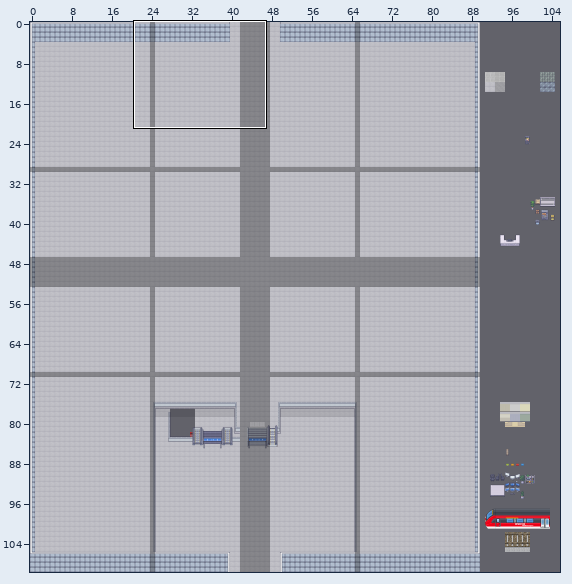
A Tiled map (JSON) gets an edit: maps/berlin-hauptbahnhof.tmj. The picture above shows the old version from afar; the outline marks the close-up.
Close-up. Before the edit:
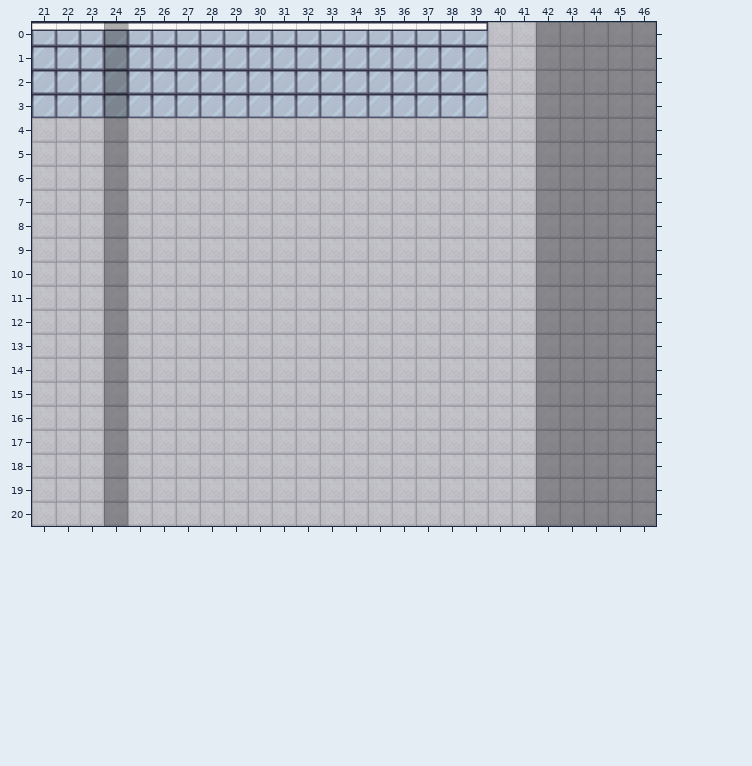
Cells are 32x32 px. Shown: x 21..46, y 0..20. The commit also changed other parts of the map, which this record leaves out.
After the commit:
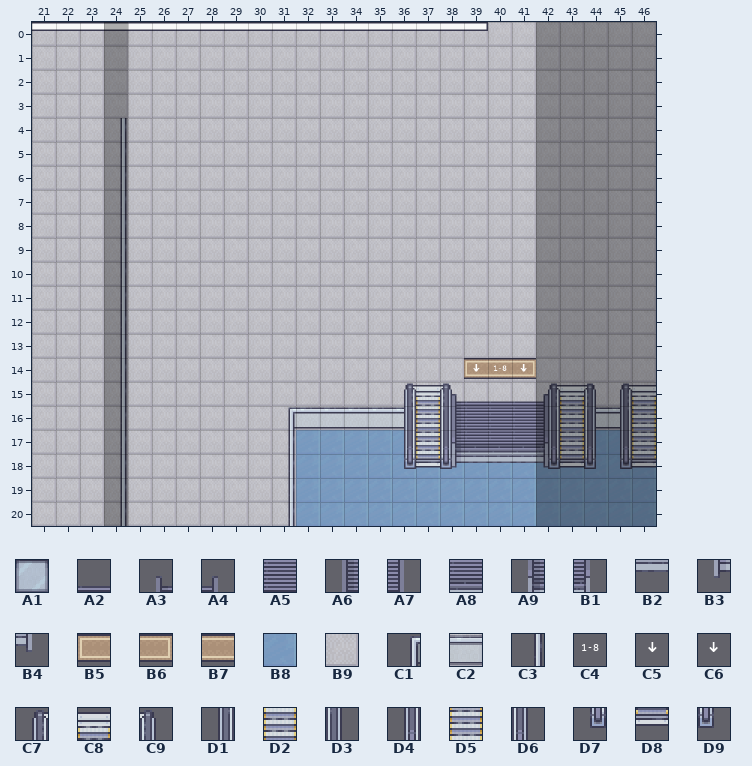
Key: from "Custom_Windows": A1 26; from "LimeZu_MI_Condominium": A2 0, A3 1, A4 2, A5 16, A6 17, A7 18, A8 32, A9 33, B1 34, B2 48, B3 49, B4 50; from "LimeZu_MI_Room_Builder": B5 1495, B6 1496, B7 1572, B8 3084, B9 3531; from "LimeZu_MI_Visibile_Upstairs_Sy": C1 281, C2 282, C3 312; from "Signs": C4 3, C5 5, C6 5 flipped left-right; from "animated_escalator_down_2": C7 18, C8 19, C9 20, D1 36, D2 37, D3 38, D4 54, D5 55, D6 56, D7 72, D8 73, D9 74.
__ is an empty cell, .. an unchanged one.
Tiles of an added or newly shown layer are drawn over the layers below it.
See-through tiles are keyed as they look on the map.
What changed:
--- layer "level-1" (added)
@@ x 32..46 @@
-17 __ __ __ __ __ .. __ .. .. .. __ .. __ __ ..
-18 __ __ __ __ __ __ __ __ __ __ __ __ __ __ __
-19 __ __ __ __ __ __ __ __ __ __ __ __ __ __ __
-20 __ __ __ __ __ __ __ __ __ __ __ __ __ __ __
+17 B8 B8 B8 B8 B8 .. B8 .. .. .. B8 .. B8 B8 ..
+18 B8 B8 B8 B8 B8 B8 B8 B8 B8 B8 B8 B8 B8 B8 B8
+19 B8 B8 B8 B8 B8 B8 B8 B8 B8 B8 B8 B8 B8 B8 B8
+20 B8 B8 B8 B8 B8 B8 B8 B8 B8 B8 B8 B8 B8 B8 B8
--- layer "level0/floor/floor1"
@@ x 32..46 @@
-17 B9 B9 B9 B9 B9 B9 B9 B9 B9 B9 B9 B9 B9 B9 B9
-18 B9 B9 B9 B9 B9 B9 B9 B9 B9 B9 B9 B9 B9 B9 B9
-19 B9 B9 B9 B9 B9 B9 B9 B9 B9 B9 B9 B9 B9 B9 B9
-20 B9 B9 B9 B9 B9 B9 B9 B9 B9 B9 B9 B9 B9 B9 B9
+17 __ __ __ __ __ __ __ __ __ __ __ __ __ __ __
+18 __ __ __ __ __ __ __ __ __ __ __ __ __ __ __
+19 __ __ __ __ __ __ __ __ __ __ __ __ __ __ __
+20 __ __ __ __ __ __ __ __ __ __ __ __ __ __ __
--- layer "level0/floor/floor2"
@@ x 39..41 @@
-14 __ __ __
+14 B5 B7 B6
--- layer "level0/walls/walls1"
@@ x 31..45 @@
-16 __ __ __ __ __ __ .. __ .. .. .. __ .. __ __
-17 __ .. .. .. .. .. .. .. .. .. .. .. .. .. ..
-18 __ .. .. .. .. .. .. .. .. .. .. .. .. .. ..
-19 __ .. .. .. .. .. .. .. .. .. .. .. .. .. ..
-20 __ .. .. .. .. .. .. .. .. .. .. .. .. .. ..
+16 C1 C2 C2 C2 C2 C2 .. C2 .. .. .. C2 .. C2 C2
+17 C3 .. .. .. .. .. .. .. .. .. .. .. .. .. ..
+18 C3 .. .. .. .. .. .. .. .. .. .. .. .. .. ..
+19 C3 .. .. .. .. .. .. .. .. .. .. .. .. .. ..
+20 C3 .. .. .. .. .. .. .. .. .. .. .. .. .. ..
--- layer "level0/furniture/furniture1"
@@ x 38..42 @@
-14 .. __ __ __ ..
-15 __ __ __ __ __
-16 __ __ __ __ __
-17 __ __ __ __ __
-18 __ __ __ __ __
+14 .. C5 C4 C6 ..
+15 A3 A2 A2 A2 A4
+16 A6 A5 A5 A5 A7
+17 A9 A8 A8 A8 B1
+18 B3 B2 B2 B2 B4
--- layer "level0/furniture/furniture2"
@@ x 36..46 @@
-15 __ __ __ .. .. .. __ __ __ __ __
-16 __ __ __ .. .. .. __ __ __ __ __
-17 __ __ __ .. .. .. __ __ __ __ __
-18 __ __ __ .. .. .. __ __ __ __ __
+15 C7 C8 C9 .. .. .. C7 C8 C9 C7 C8
+16 D1 D2 D3 .. .. .. D1 D2 D3 D1 D2
+17 D4 D5 D6 .. .. .. D4 D5 D6 D4 D5
+18 D7 D8 D9 .. .. .. D7 D8 D9 D7 D8
--- layer "level0/above/above1" (now hidden)
@@ x 21..39 @@
- 0 A1 A1 A1 A1 A1 A1 A1 A1 A1 A1 A1 A1 A1 A1 A1 A1 A1 A1 A1
- 1 A1 A1 A1 A1 A1 A1 A1 A1 A1 A1 A1 A1 A1 A1 A1 A1 A1 A1 A1
- 2 A1 A1 A1 A1 A1 A1 A1 A1 A1 A1 A1 A1 A1 A1 A1 A1 A1 A1 A1
- 3 A1 A1 A1 A1 A1 A1 A1 A1 A1 A1 A1 A1 A1 A1 A1 A1 A1 A1 A1
+ 0 __ __ __ __ __ __ __ __ __ __ __ __ __ __ __ __ __ __ __
+ 1 __ __ __ __ __ __ __ __ __ __ __ __ __ __ __ __ __ __ __
+ 2 __ __ __ __ __ __ __ __ __ __ __ __ __ __ __ __ __ __ __
+ 3 __ __ __ __ __ __ __ __ __ __ __ __ __ __ __ __ __ __ __
--- layer "level0/above/above2"
@@ x 24..24 @@
- 4 __
- 5 __
- 6 __
- 7 __
- 8 __
- 9 __
-10 __
-11 __
-12 __
-13 __
-14 __
-15 __
-16 __
-17 __
-18 __
-19 __
-20 __
+ 4 C3
+ 5 C3
+ 6 C3
+ 7 C3
+ 8 C3
+ 9 C3
+10 C3
+11 C3
+12 C3
+13 C3
+14 C3
+15 C3
+16 C3
+17 C3
+18 C3
+19 C3
+20 C3
Changed places in both close-ups, as pixel boxes (x1, y1, x2, y2):
changed: (32, 31, 656, 526)
